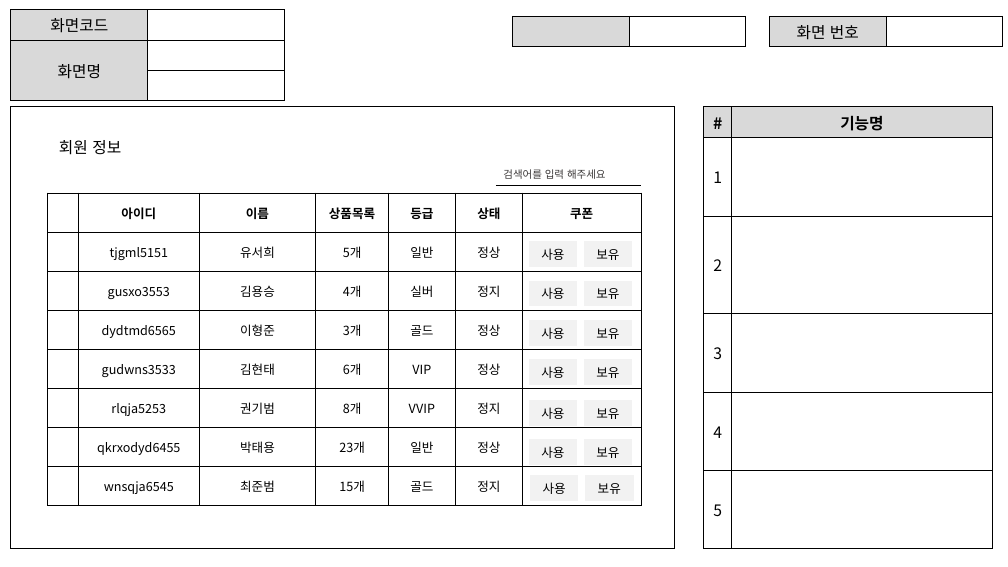
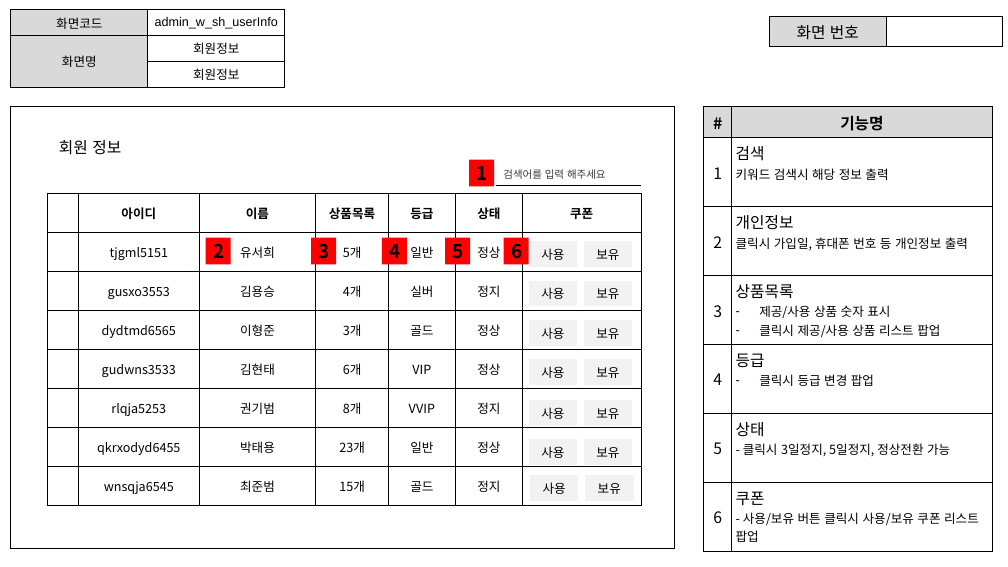
Before and after one commit to ezenteam2/RentalEquip, a slide deck: slide 15 of 0 발표용 파워포인트/project04 - 파워포인트 종합 - 서희.pptx (slide 14 before the commit). Drawn at 1008x567 pixels with LibreOffice and Linux fonts; fonts in the diff are those of the drawing; background and template pictures are left out. Boxes give left, top, right and bottom in pixels: in the first picture for what was removed or moved away, otherwise in the second. Text is boxed around its words. In the diff, an @@ line names an element or a change of style, - is before the commit and + after.

```diff
--- a/0 발표용 파워포인트/project04 - 파워포인트 종합 - 서희.pptx
+++ b/0 발표용 파워포인트/project04 - 파워포인트 종합 - 서희.pptx
@@ table at (11, 10, 284, 84) @@
-row 1, column 2: 
+row 1, column 2: admin_w_sh_userInfo
-row 2, column 2: 
+row 2, column 2: 회원정보
-row 3, column 2: 
+row 3, column 2: 회원정보
@@ size 15 to 12 pt in "화면코드", "화면명" @@
@@ table removed at (513, 17, 746, 43), 1 rows, 2 columns @@
- | 
@@ table at (704, 107, 992, 551) @@
-row 2: 1 | 
-row 3: 2 | 
-row 4: 3 | 
-row 5: 4 | 
-row 6: 5 | 
+row 2: 1 | 검색 / 키워드 검색시 해당 정보 출력
+row 3: 2 | 개인정보 / 클릭시 가입일, 휴대폰 번호 등 개인정보 출력
+row 4: 3 | 상품목록 / 제공/사용 상품 숫자 표시 / 클릭시 제공/사용 상품 리스트 팝업
+row 5: 4 | 등급 / 클릭시 등급 변경 팝업
+row 6: 5 | 상태 / - 클릭시 3일정지, 5일정지, 정상전환 가능
+row 7: 6 | 쿠폰 / - 사용/보유 버튼 클릭시 사용/보유 쿠폰 리스트 팝업
@@ rectangle added at (469, 160, 494, 186), fill #FF0000, 18 pt, text #000000, bold @@
+1
@@ rectangle added at (206, 237, 231, 264), fill #FF0000, 18 pt, text #000000, bold @@
+2
@@ rectangle added at (312, 237, 337, 264), fill #FF0000, 18 pt, text #000000, bold @@
+3
@@ rectangle added at (382, 237, 407, 264), fill #FF0000, 18 pt, text #000000, bold @@
+4
@@ rectangle added at (445, 237, 470, 264), fill #FF0000, 18 pt, text #000000, bold @@
+5
@@ rectangle added at (504, 237, 529, 264), fill #FF0000, 18 pt, text #000000, bold @@
+6
```
Also in this commit, not shown: 16 other slides changed, 1 slide added, 2 slides removed.
